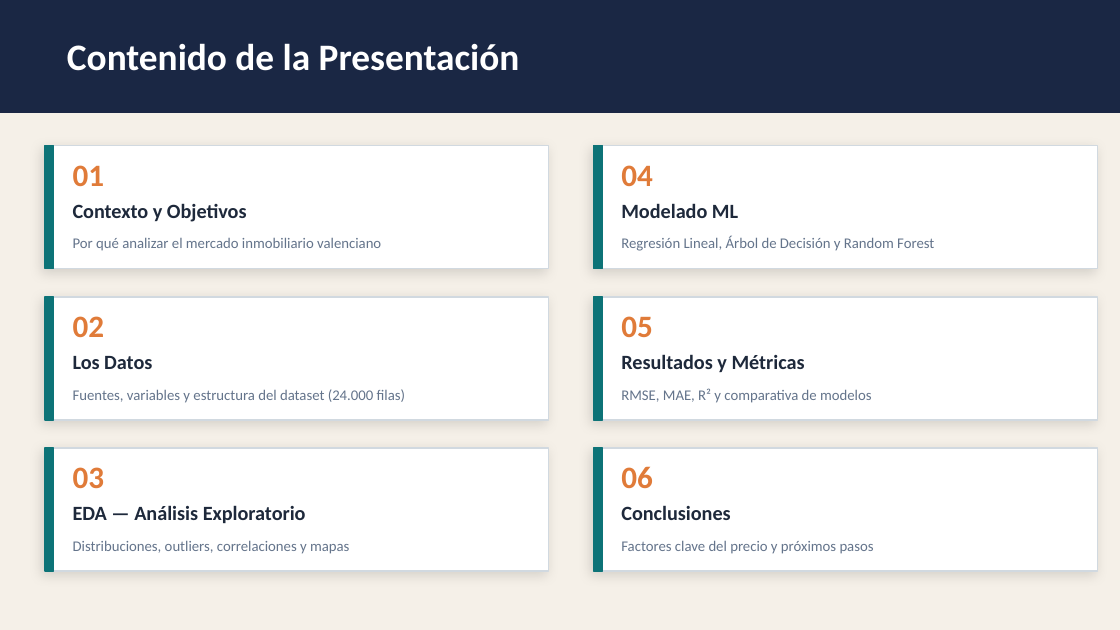
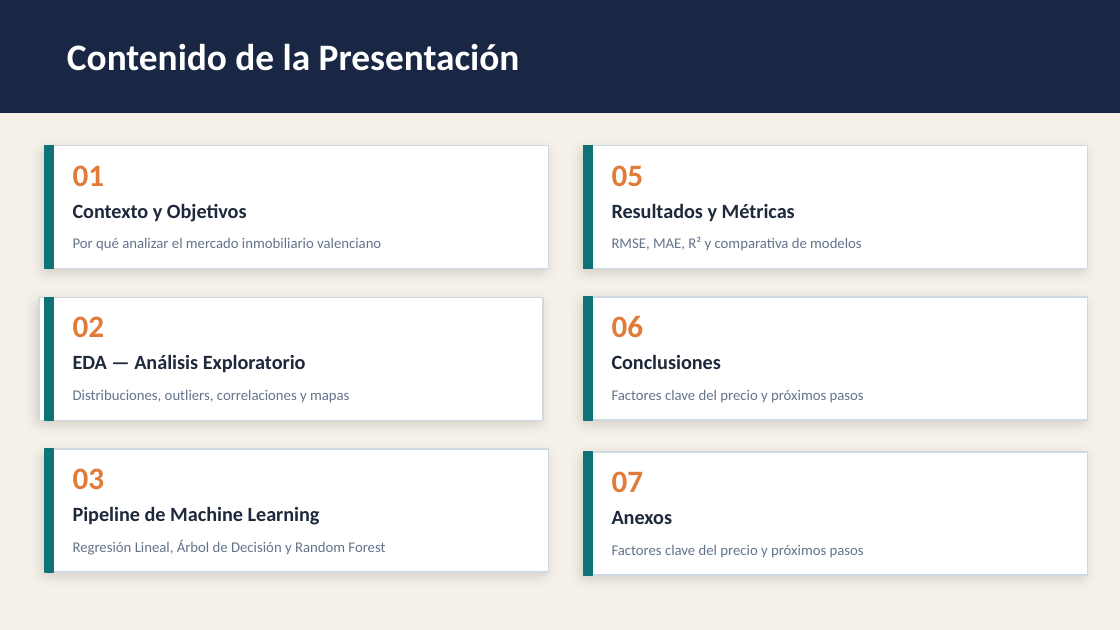
Before and after one commit to Apriroca/ML_Prediccion_Vivienda_Valencia, a slide deck: slide 2 of Presentacion.pptx. Drawn at 1120x630 pixels with LibreOffice and Linux fonts; fonts in the diff are those of the drawing. Boxes give left, top, right and bottom in pixels: in the first picture for what was removed or moved away, otherwise in the second. Text is boxed around its words. In the diff, an @@ line names an element or a change of style, - is before the commit and + after.

```diff
--- a/Presentacion.pptx
+++ b/Presentacion.pptx
@@ text removed at [621, 165, 653, 186] @@
-04
@@ text removed at [621, 203, 738, 218] @@
-Modelado ML
@@ rectangle: place and size @@
-rectangle at [45, 448, 549, 571]
+rectangle at [39, 297, 543, 420]
@@ 6 texts, 4 rectangles: place and size @@
-6 texts, 4 rectangles at [594, 297, 1098, 571]
+6 texts, 4 rectangles at [584, 146, 1088, 420]
@@ text "EDA — Análisis Exploratorio": place and size @@
-text "EDA — Análisis Exploratorio" at [73, 505, 306, 523]
+text "EDA — Análisis Exploratorio" at [73, 354, 306, 372]
@@ text removed at [73, 356, 152, 369] @@
-Los Datos
@@ text "Distribuciones, outliers, correlaciones y mapas": place and size @@
-text "Distribuciones, outliers, correlaciones y mapas" at [73, 541, 349, 554]
+text "Distribuciones, outliers, correlaciones y mapas" at [73, 390, 349, 403]
@@ text removed at [73, 389, 405, 403] @@
-Fuentes, variables y estructura del dataset (24.000 filas)
@@ 2 rectangles, 1 text: place and size @@
-2 rectangles, 1 text at [594, 146, 1098, 269]
+2 rectangles, 1 text at [45, 449, 549, 572]
@@ rectangle: place and size @@
-rectangle at [45, 297, 549, 420]
+rectangle at [584, 451, 1088, 575]
@@ rectangle: place and size @@
-rectangle at [45, 448, 54, 571]
+rectangle at [584, 451, 592, 575]
@@ text added at [612, 471, 644, 492], 20 pt, text #E07B39, bold @@
+07
@@ text added at [73, 506, 320, 525], 13 pt, text #1E293B, bold @@
+Pipeline de Machine Learning
@@ text added at [612, 511, 673, 524], 13 pt, text #1E293B, bold @@
+Anexos
@@ text added at [612, 544, 864, 558], 9.5 pt, text #64748B @@
+Factores clave del precio y próximos pasos
```
Also in this commit, not shown: 1 other slide changed.
